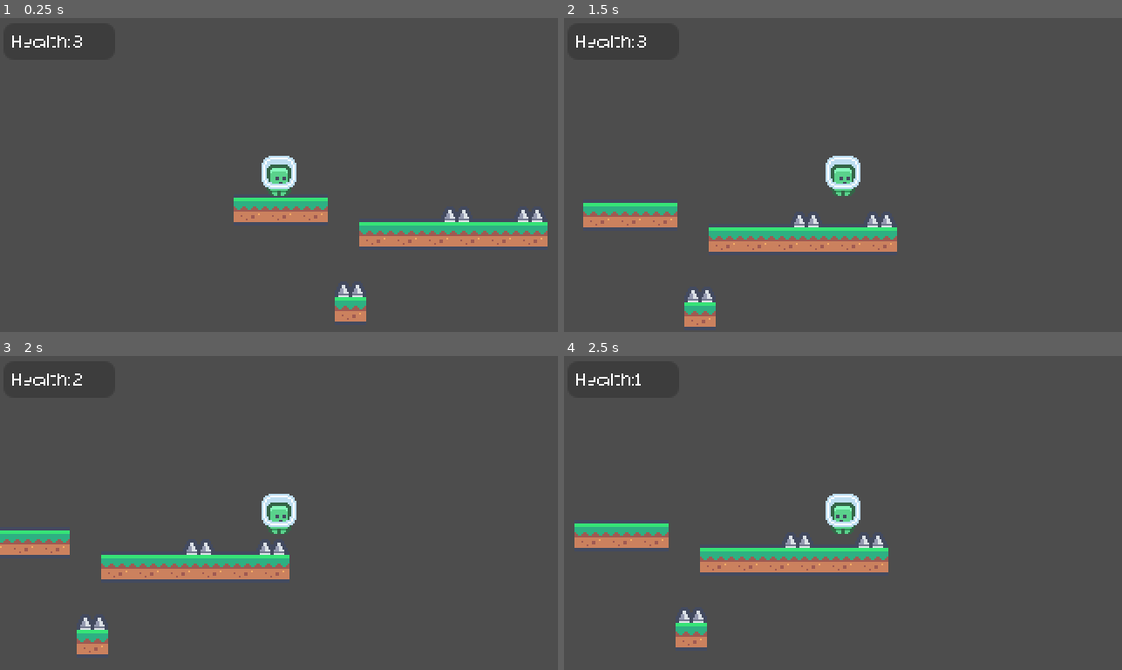
Above: before the commit, frames 1-4 (two rows, left to right).
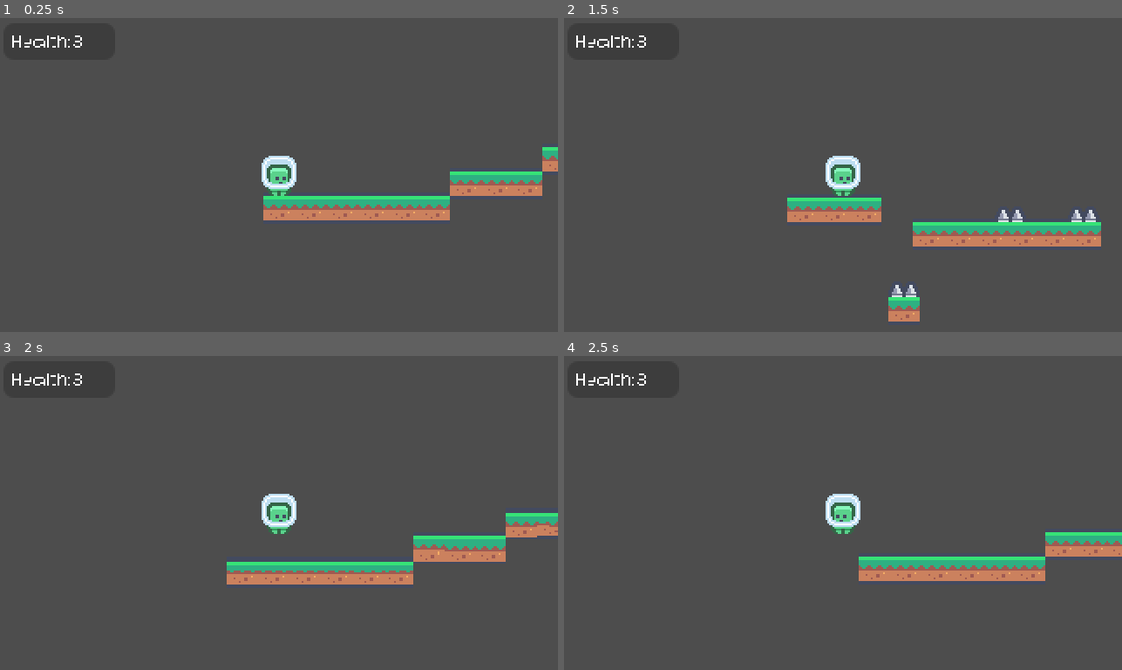
Above: after the commit, the same moments.

Repository: platz-halter/mario_clone
Game: Godot game, scene res://world.tscn
Same seed, same stepped clock (60 frames per second), same inputs: the game is played once before the commit and once after it.
Inputs:
- Up to frame 1 (0.25 s): no input
- Up to frame 2 (1.5 s): hold Shift (dash) 0.53-1.28 s; hold Right (ui_right) from 0.53 s (still down); tap Up (ui_up) at 0.77, 1.07 s; tap 1 (sys_level1, bound only after the commit) at 0.8, 1.35 s
- Up to frame 3 (2 s): keep holding Right (ui_right); tap Up (ui_up) at 1.52, 1.82 s; tap 2 (sys_level2, bound only after the commit) at 1.55 s
- Up to frame 4 (2.5 s): release Right (ui_right) at 2.03 s; hold Left (ui_left) from 2.03 s (still down); tap 2 (sys_level2, bound only after the commit) at 2.1 s; tap Up (ui_up) at 2.3 s

The runs differ from the first frame. In frame 1, 7.3% of the frame differs, in the area x 41-100%, y 41-97%; in frame 2, 9.3%, in the area x 3-97%, y 57-99%; in frame 3, 8.0%; in frame 4, 8.1%.

Commit message:
Cleanup and documentation added

Diff:
--- a/player.gd
+++ b/player.gd
@@ -12,19 +12,26 @@
 var local_coins
 var health
 
-func _ready():
-	health = max_health
+func _ready(): #Reset vars at creation
+	health 		= max_health
+	local_coins = 0
+	velocity	= Vector2(0,0)
+
 func _physics_process(delta):
+	#Misc
 	local_speed = max_speed
-	$HealthLabel.text = "Health:%s" % health
 
+	#Health system
+	$HealthLabel.text = "Health:%s" % health #Health label
 	if health <= 0:
 		print("Game over!")
-		get_tree().quit()
+		get_tree().quit() #Exit game
 
+	#Gravity
 	velocity.y += local_grav
 
-	if Input.is_action_pressed("dash"):
+	#Movement controller
+	if Input.is_action_pressed("dash"): #WIP
 		local_speed += dash_max
 	else:
 		local_speed = max_speed
@@ -37,12 +44,17 @@
 		$player_sprite.flip_h = false
 	else:
 		velocity.x = 0
-	if is_on_floor():
-		if Input.is_action_just_pressed("ui_up"):
+
+	#Prevent unlimited jumping
+	if is_on_floor(): #Check if player touches floor
+		if Input.is_action_just_pressed("ui_up"): #Jumping
 			velocity.y = -jump_power
+
+	#Execute positional change
 	move_and_slide()
 
+#Global collision detector
 func _on_collision_detector_area_entered(area):
-	if area.is_in_group("spikes"):
-		print("Seet liberty my leg")
+	if area.is_in_group("spikes"): #Detect if object is in spikes group
+		#print("DEBUG SPIKE HIT") -- DEBUG
 		health = health - 1
--- a/player.tscn
+++ b/player.tscn
@@ -47,12 +47,6 @@
 step = 1.0
 show_percentage = false
 
-[node name="collision_detector" type="Area2D" parent="."]
-
-[node name="player_hitbox" type="CollisionShape2D" parent="collision_detector"]
-position = Vector2(0, 3)
-shape = SubResource("RectangleShape2D_r6ur2")
-
 [node name="HealthLabel" type="Label" parent="."]
 offset_left = -153.0
 offset_top = -81.0
@@ -62,4 +56,10 @@
 text = "Test:"
 label_settings = SubResource("LabelSettings_gdspq")
 
+[node name="collision_detector" type="Area2D" parent="."]
+
+[node name="player_hitbox" type="CollisionShape2D" parent="collision_detector"]
+position = Vector2(0, 3)
+shape = SubResource("RectangleShape2D_r6ur2")
+
 [connection signal="area_entered" from="collision_detector" to="." method="_on_collision_detector_area_entered"]
--- a/project.godot
+++ b/project.godot
@@ -67,6 +67,16 @@
 "events": [Object(InputEventKey,"resource_local_to_scene":false,"resource_name":"","device":-1,"window_id":0,"alt_press …(182 unchanged characters)…
 ]
 }
+sys_level1={
+"deadzone": 0.5,
+"events": [Object(InputEventKey,"resource_local_to_scene":false,"resource_name":"","device":-1,"window_id":0,"alt_pressed":false,"shift_pressed":false,"ctrl_pressed":false,"meta_pressed":false,"pressed":false,"keycode":0,"physical_keycode":49,"key_label":0,"unicode":49,"echo":false,"script":null)
+]
+}
+sys_level2={
+"deadzone": 0.5,
+"events": [Object(InputEventKey,"resource_local_to_scene":false,"resource_name":"","device":-1,"window_id":0,"alt_pressed":false,"shift_pressed":false,"ctrl_pressed":false,"meta_pressed":false,"pressed":false,"keycode":0,"physical_keycode":50,"key_label":0,"unicode":50,"echo":false,"script":null)
+]
+}
 
 [rendering]
 
--- a/world.gd
+++ b/world.gd
@@ -11,26 +11,30 @@
 	return level_node
 
 func load_level(level): #Load level and position player
-	remove_child(get_level())
+	remove_child(get_level()) #Remove previous level
 	var inst_level = level.instantiate()
 	add_child(inst_level)
 
 	move_child($Player, 1) #Make Player stay on top layer
-	var t = get_child(0)
-	t = t.get_child(0)
-	$Player.position = t.position
+	var start_positioner = get_child(0).get_child(0) #Get start positioner from level node
+	$Player.position = start_positioner.position
 
 func _ready(): #Executes on game start
 	player_bank = 0
 
-	load_level(level1)
+	load_level(level2)
 	print(get_tree_string_pretty())
 
 func _process(delta): #System UI
 	if Input.is_action_just_pressed("sys_exit"):
+		get_tree().quit()
+
+#Demo Level Changer
+	if Input.is_action_just_pressed("sys_level1"):
+		load_level(level1)
+	if Input.is_action_just_pressed("sys_level2"):
 		load_level(level2)
-		#get_tree().quit()
 
-
+#Detect if player is falling down -- WIP
 	if $Player.position.y >= 90:
 		print("YOU DIE")
